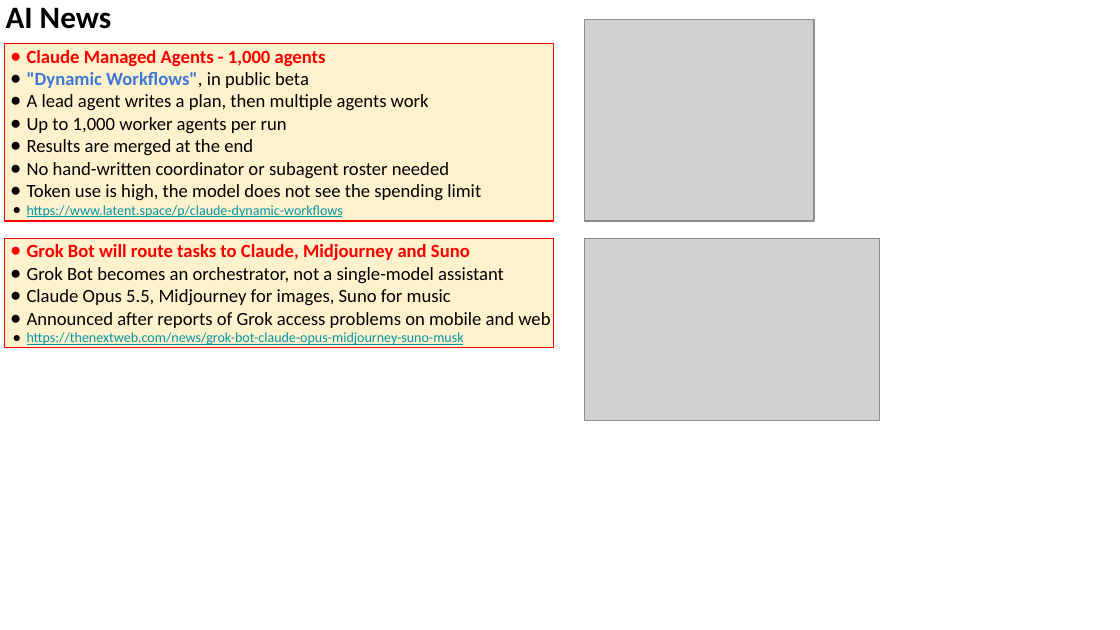
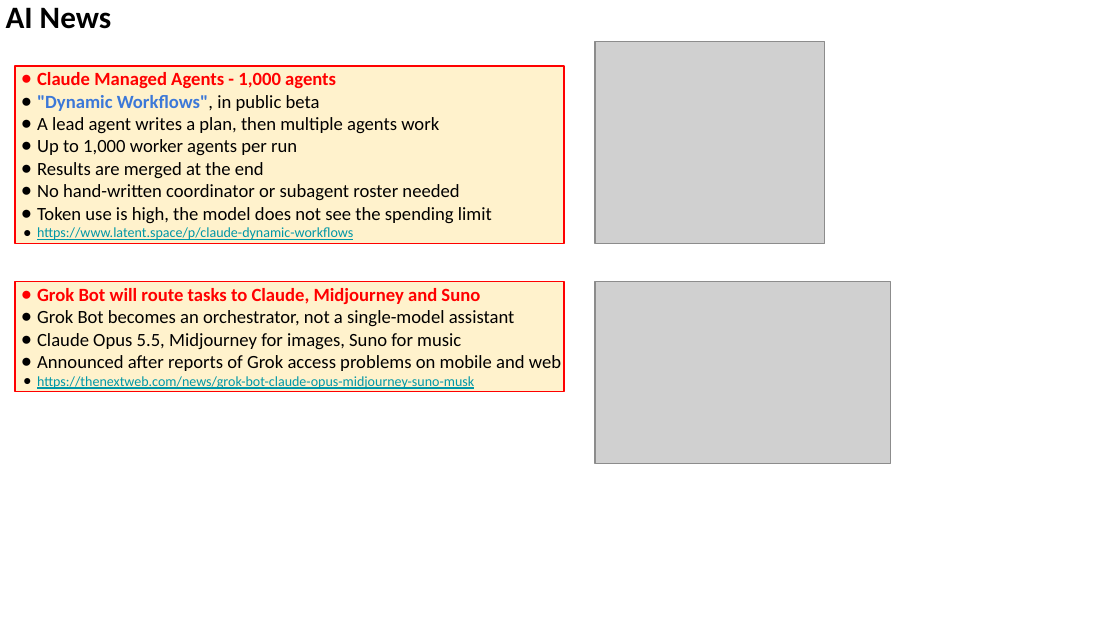
Before and after one commit to lselector/seminar, a slide deck: slide 19 of 2026/2026-10-16-AI-News.pptx (slide 17 before the commit). Drawn at 1120x630 pixels with LibreOffice and Linux fonts; fonts in the diff are those of the drawing; grey boxes stand for pictures. Boxes give left, top, right and bottom in pixels: in the first picture for what was removed or moved away, otherwise in the second. Text is boxed around its words. In the diff, an @@ line names an element or a change of style, - is before the commit and + after.

```diff
--- a/2026/2026-10-16-AI-News.pptx
+++ b/2026/2026-10-16-AI-News.pptx
@@ picture: place and size @@
-picture at [585, 19, 814, 221]
+picture at [595, 41, 824, 243]
@@ rectangle "Claude Managed Agents - 1,000 ...": place and size @@
-rectangle "Claude Managed Agents - 1,000 ..." at [4, 44, 553, 222]
+rectangle "Claude Managed Agents - 1,000 ..." at [15, 66, 563, 244]
@@ rectangle "Grok Bot will route tasks ...": place and size @@
-rectangle "Grok Bot will route tasks ..." at [4, 239, 553, 348]
+rectangle "Grok Bot will route tasks ..." at [15, 282, 563, 392]
@@ picture: place and size @@
-picture at [585, 239, 880, 420]
+picture at [595, 282, 890, 464]
```
Also in this commit, not shown: 12 other slides changed, 5 slides added.
